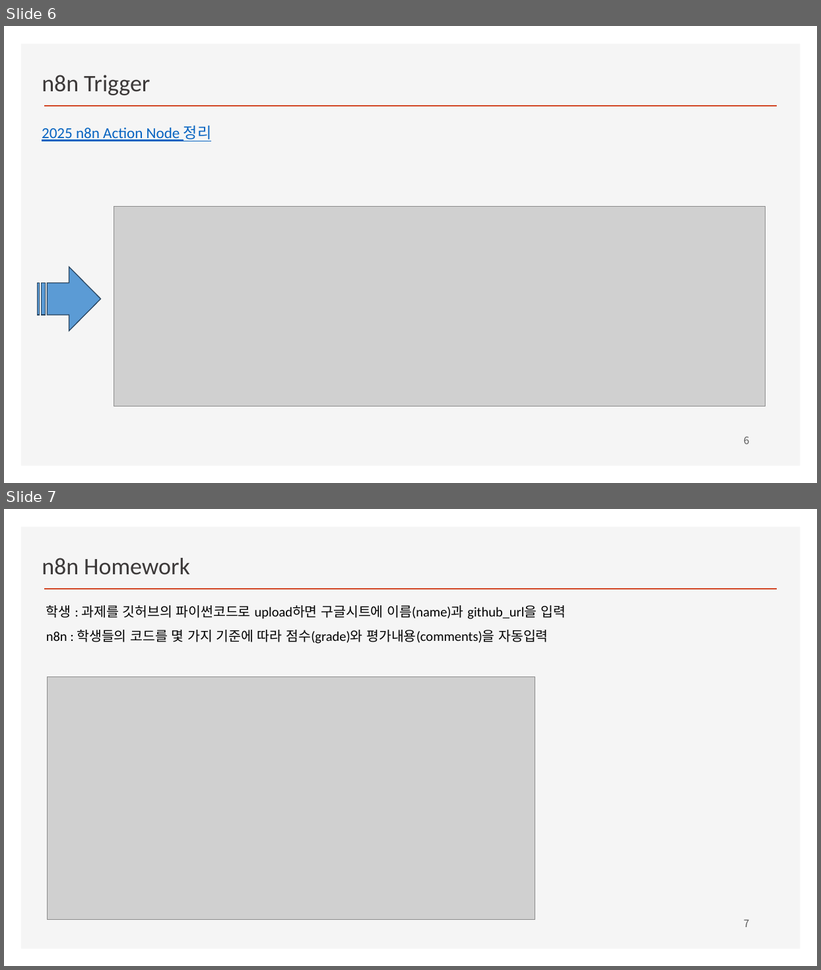
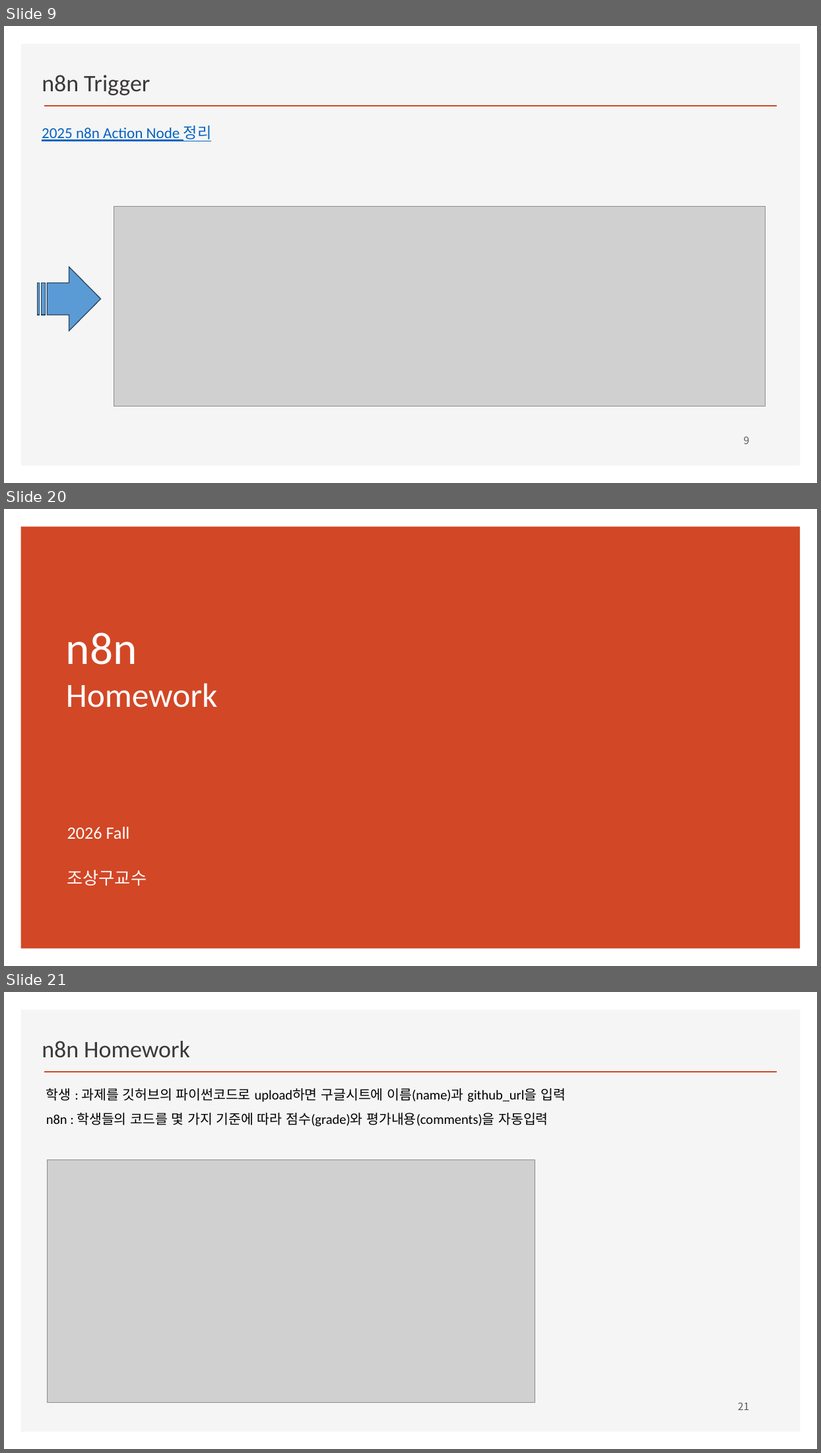
Before and after one commit to ancestor9/2026_Fall_Learning-Langchain-AI-Agent, a slide deck: PPTs/04_AI Workflow_n8n.pptx. Shown one above the other, each under a label of ours: slides 6 and 7 before the commit, slides 9, 20 and 21 after it; the slides between them are not shown. The pictures are 821x970 and 821x1453 pixels, drawn with LibreOffice and Linux fonts; fonts in the diff are those of the drawing; grey boxes stand for pictures; background and template pictures are left out. Boxes give left, top, right and bottom in pixels: in the first picture for what was removed or moved away, otherwise in the second. Text is boxed around its words. In the diff, an @@ line names an element or a change of style, - is before the commit and + after.

```diff
--- a/PPTs/04_AI Workflow_n8n.pptx
+++ b/PPTs/04_AI Workflow_n8n.pptx
@@ slide 20 added at <box>4,509,817,966</box>, background #FFFFFF @@
@@ rectangle added at <box>21,527,801,949</box>, fill #D24726 @@
@@ title added at <box>66,632,218,708</box>, 40 pt, text #FFFFFF @@
+n8n
+Homework
@@ text added at <box>67,827,147,886</box>, 20.4 pt, text #FFFFFF @@
+2026 Fall
+조상구교수
@@ what was slide 6 is now slide 9 @@
@@ page number at <box>744,437,750,444</box>: text changed @@
-6
+9
@@ what was slide 7 is now slide 21 @@
@@ page number at <box>738,1403,749,1410</box>: text changed @@
-7
+21
```
Also in this commit, not shown: 13 other slides added.
